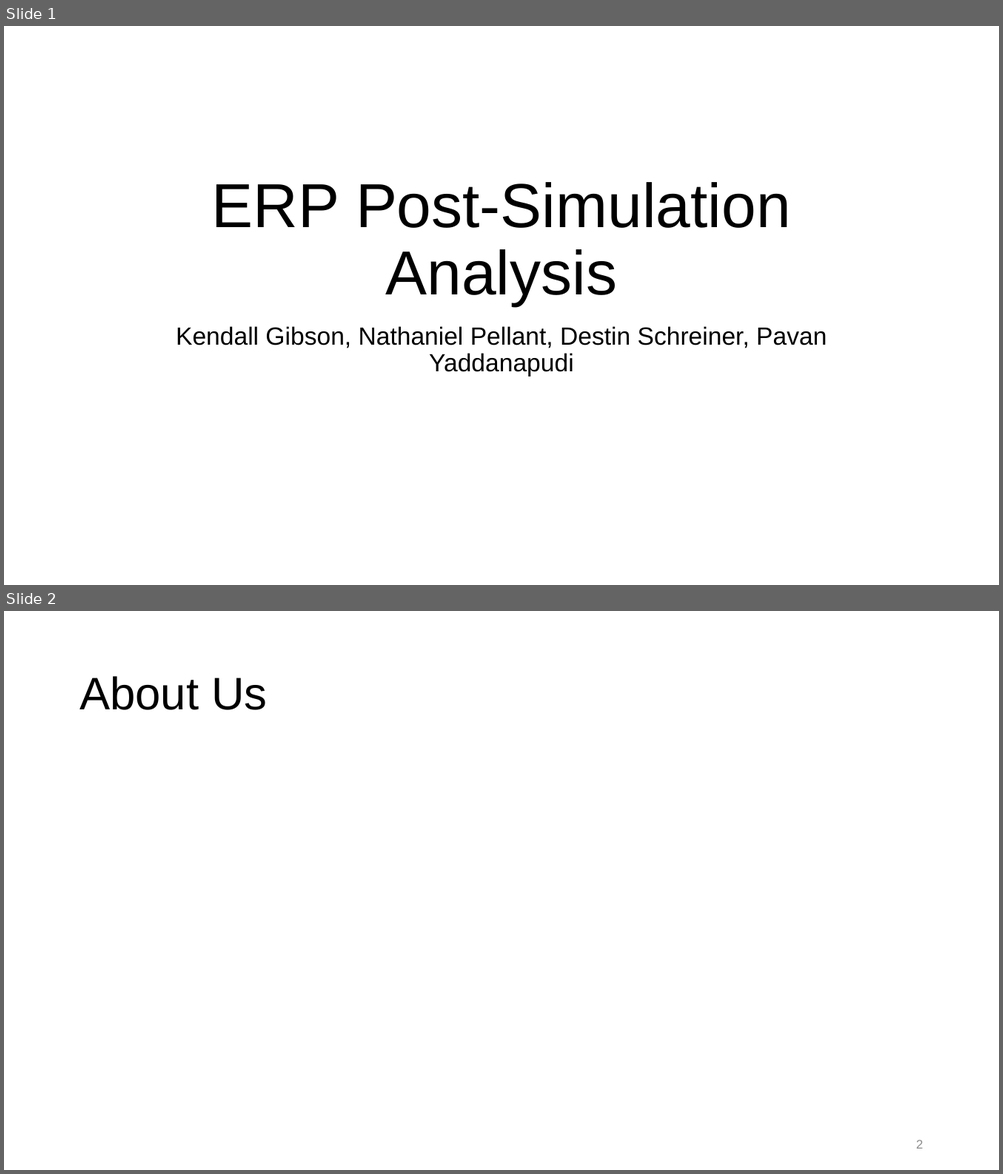
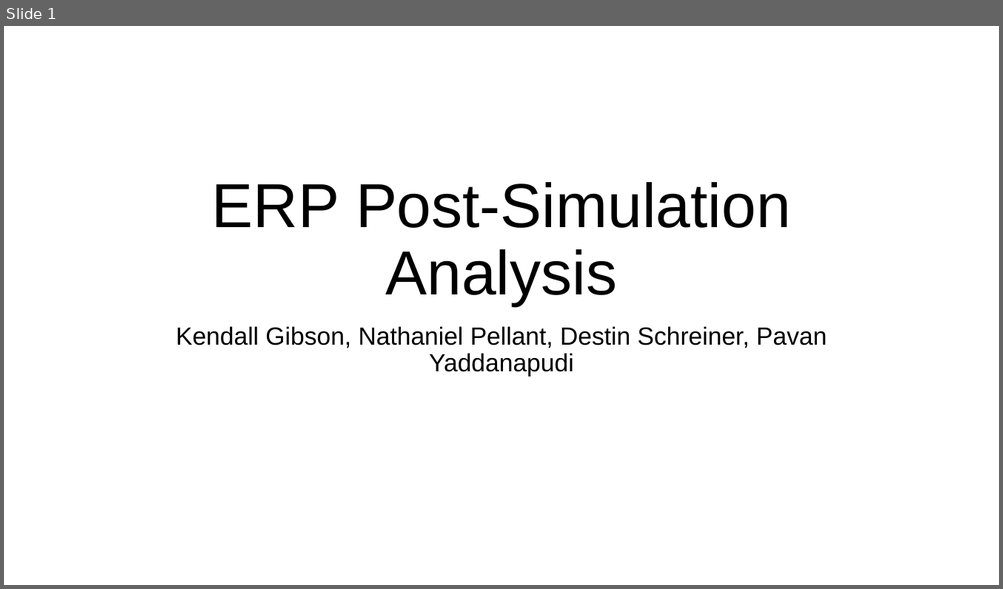
Before and after one commit to npellant/PostSimulationAnalysis, a slide deck: Team27_PostSimulationAnalysis.pptx. Shown one above the other, each under a label of ours: slides 1 and 2 before the commit, slide 1 after it. The pictures are 1003x1174 and 1003x589 pixels, drawn with LibreOffice and Linux fonts; fonts in the diff are those of the drawing. Boxes give left, top, right and bottom in pixels: in the first picture for what was removed or moved away, otherwise in the second. Text is boxed around its words. In the diff, an @@ line names an element or a change of style, - is before the commit and + after.

```diff
--- a/Team27_PostSimulationAnalysis.pptx
+++ b/Team27_PostSimulationAnalysis.pptx
@@ slide 2 removed at (4, 611, 999, 1170), background #FFFFFF @@
@@ title removed at (79, 676, 267, 710) @@
-About Us
@@ page number removed at (916, 1140, 922, 1149) @@
-2
```
Also in this commit, not shown: 2 other slides removed.
